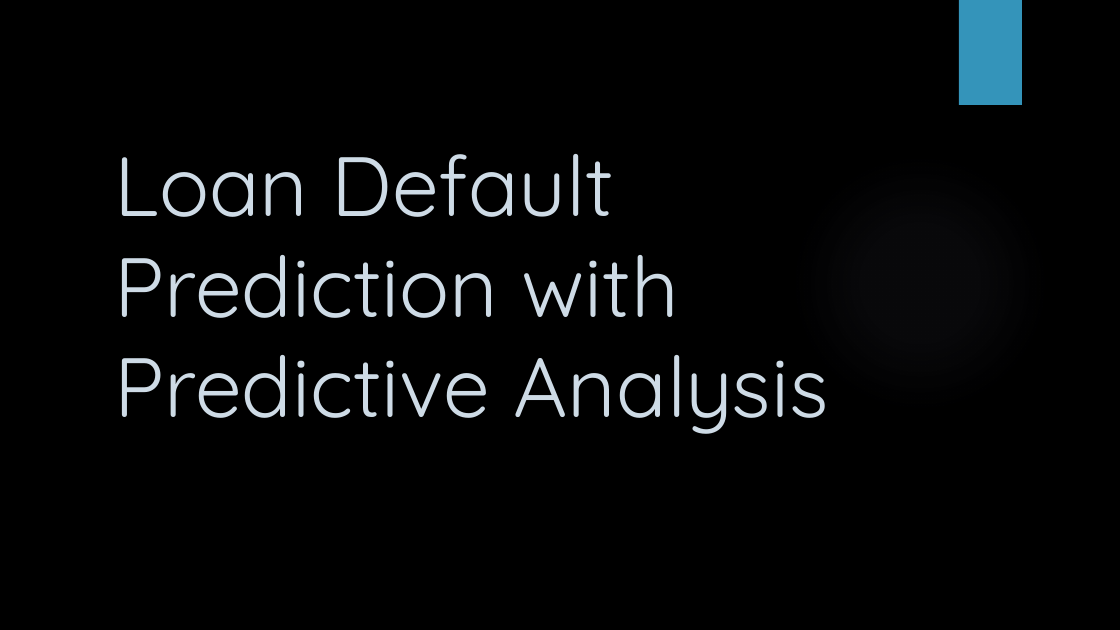
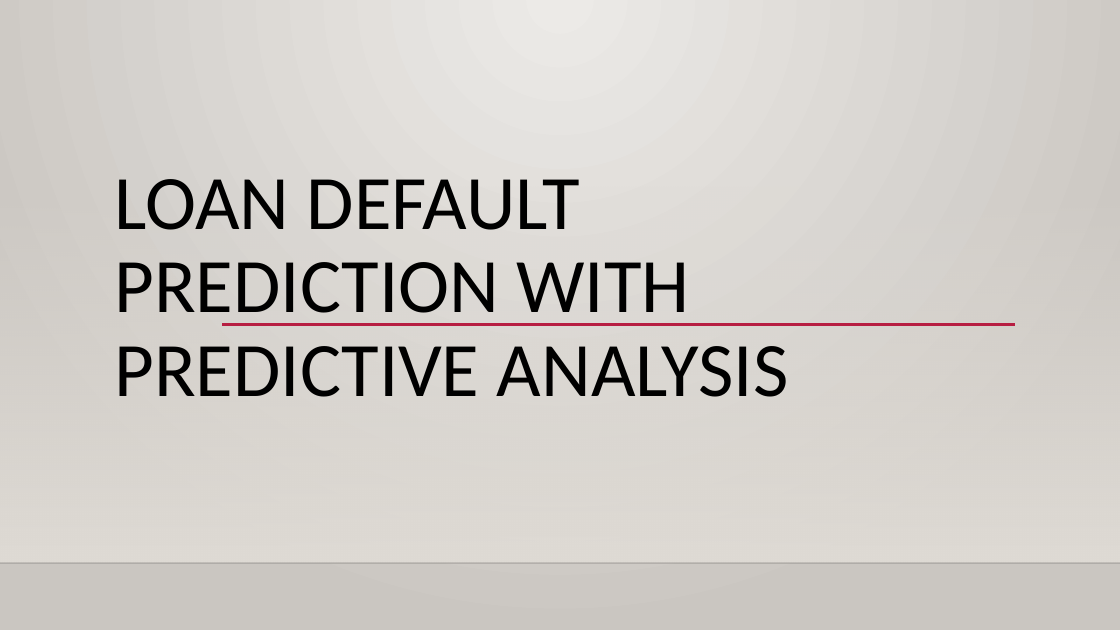
Before and after one commit to sakshamsood2110/pyJupyter, a slide deck: slide 1 of Project/Loan Default Prediction with Predictive Analysis.pptx. Drawn at 1120x630 pixels with LibreOffice and Linux fonts; fonts in the diff are those of the drawing; background and template pictures are left out. Boxes give left, top, right and bottom in pixels: in the first picture for what was removed or moved away, otherwise in the second. Text is boxed around its words. In the diff, an @@ line names an element or a change of style, - is before the commit and + after.

```diff
--- a/Project/Loan Default Prediction with Predictive Analysis.pptx
+++ b/Project/Loan Default Prediction with Predictive Analysis.pptx
@@ background picture (left out) to gradient #ECEAE7 to #CAC7C1 @@
@@ rectangle removed at (959,0,1022,105) @@
@@ title at (114,179,789,397): text changed; size 72 to 66 pt; font Quicksand to Calibri; text colour #CEDBE6 to #000000 @@
-Loan Default Prediction with Predictive Analysis
+LOAN DEFAULT PREDICTION WITH PREDICTIVE ANALYSIS
@@ ellipse removed at (791,154,1049,413) @@
@@ rectangle added at (0,186,1120,563), fill gradient #DFDBD5 @@
@@ line added from (222, 324) to (1016, 324), #B71E42 2.5 pt @@
@@ line added from (0, 563) to (1120, 563), #000001 1 pt @@
```
Also in this commit, not shown: 8 other slides changed.
